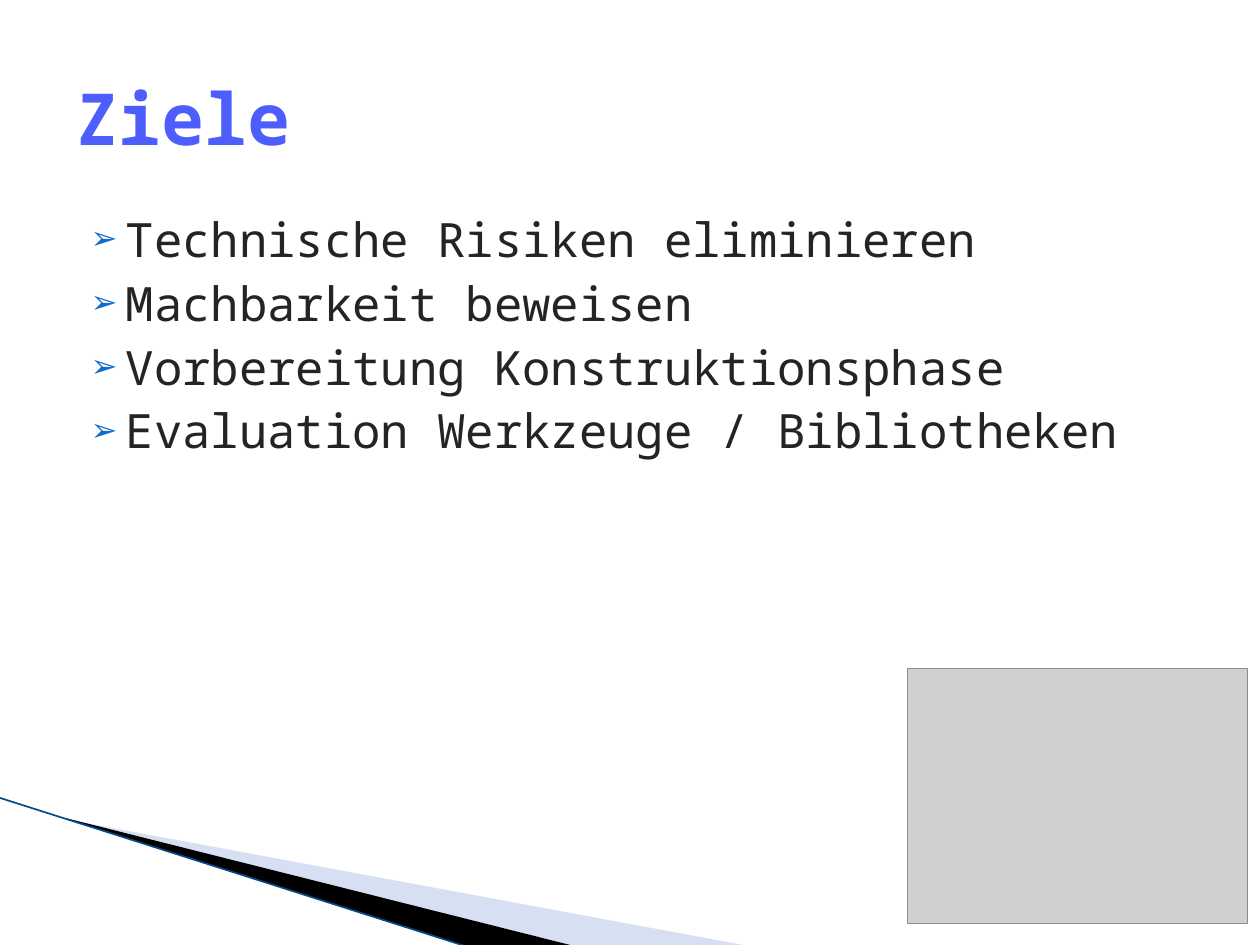
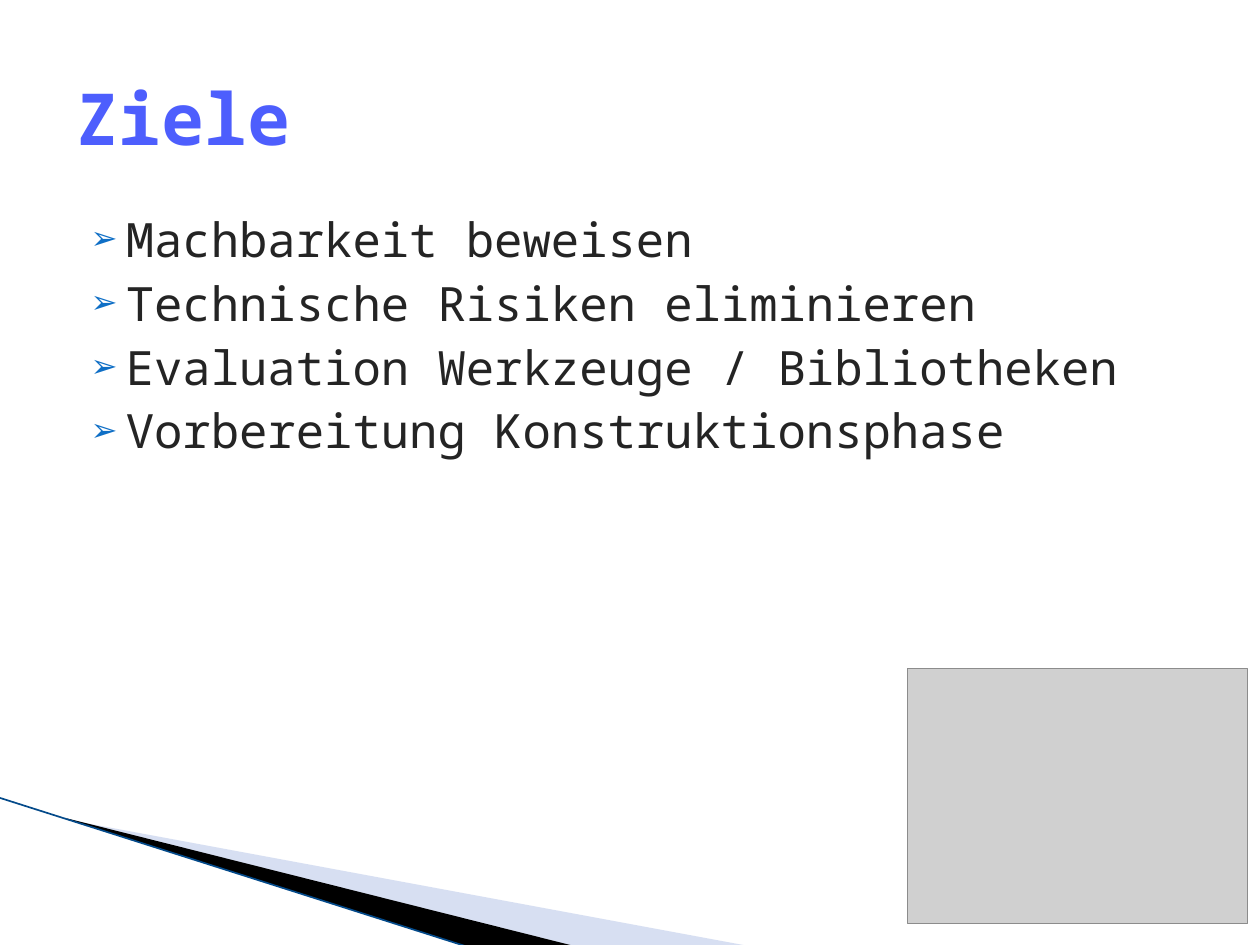
Before and after one commit to lukaselmer/hsr-mrt-software-engineering-2-project, a slide deck: slide 3 of doc/05_Design/praesentation_ms3.pptx. Drawn at 1260x945 pixels with LibreOffice and Linux fonts; fonts in the diff are those of the drawing; grey boxes stand for pictures; background and template pictures are left out. Boxes give left, top, right and bottom in pixels: in the first picture for what was removed or moved away, otherwise in the second. Text is boxed around its words. In the diff, an @@ line names an element or a change of style, - is before the commit and + after.

```diff
--- a/doc/05_Design/praesentation_ms3.pptx
+++ b/doc/05_Design/praesentation_ms3.pptx
@@ text at box(126, 221, 693, 258): paragraph added @@
+➢ Machbarkeit beweisen
@@ text at box(126, 349, 1118, 397): text changed @@
-➢ Machbarkeit beweisen
+➢ Evaluation Werkzeuge / Bibliotheken
@@ text at box(126, 412, 1118, 460): paragraph removed @@
-➢ Evaluation Werkzeuge / Bibliotheken
```
Also in this commit, not shown: 5 other slides changed, 3 slides added, 5 slides removed.
